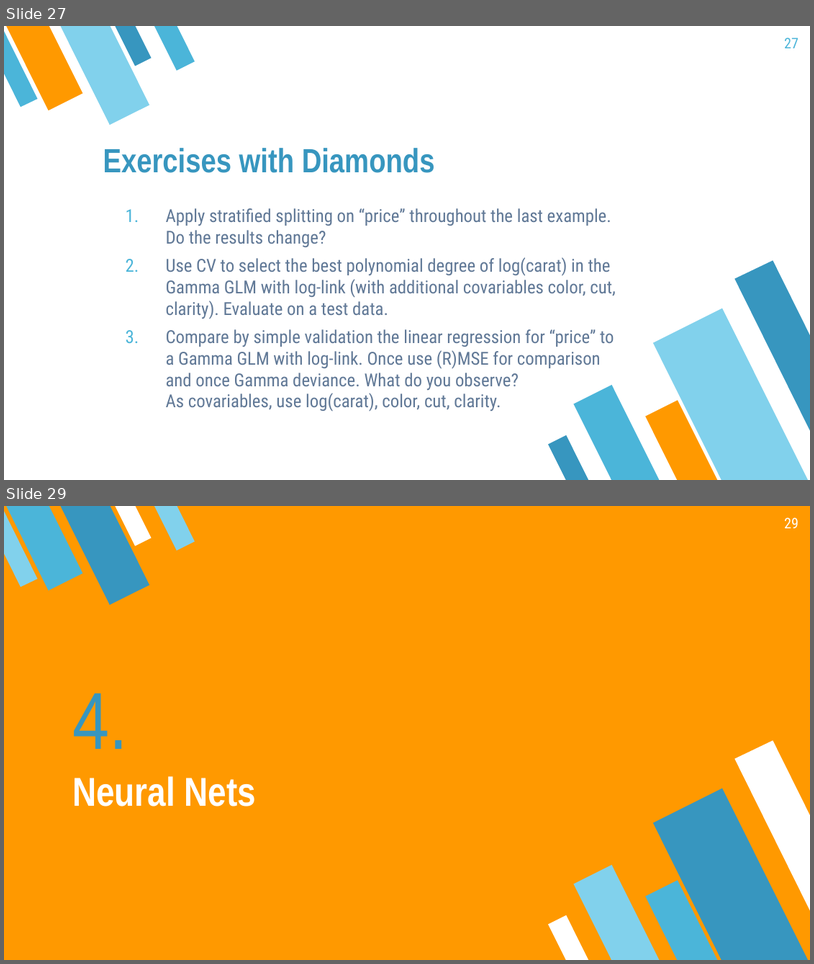
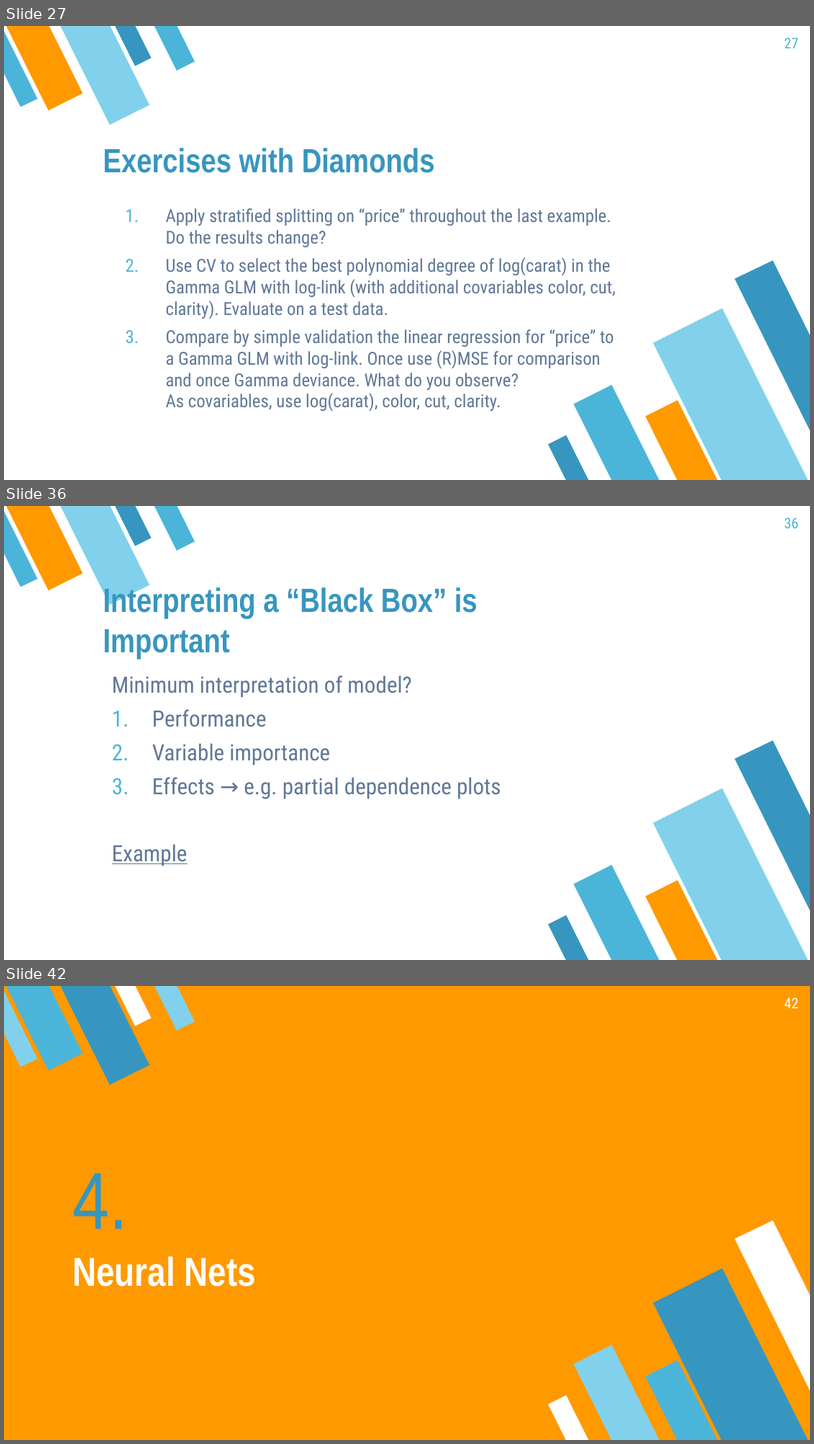
Before and after one commit to mayer79/ml_lecture, a slide deck: slides/DRAFT.pptx. Shown one above the other, each under a label of ours: slides 27 and 29 before the commit, slides 27, 36 and 42 after it; the slides between them are not shown. The pictures are 814x964 and 814x1444 pixels, drawn with LibreOffice and Linux fonts; fonts in the diff are those of the drawing. Boxes give left, top, right and bottom in pixels: in the first picture for what was removed or moved away, otherwise in the second. Text is boxed around its words. In the diff, an @@ line names an element or a change of style, - is before the commit and + after.

```diff
--- a/slides/DRAFT.pptx
+++ b/slides/DRAFT.pptx
@@ slide 36 added at bbox=[4, 506, 810, 960], background #FFFFFF; not listed: 10 template elements that a slide beside it also shows @@
@@ page number added at bbox=[784, 518, 799, 528], 13 pt, text #4BB5D9 @@
+36
@@ title added at bbox=[103, 585, 478, 659], 30 pt, text #3796BF, bold @@
+Interpreting a “Black Box” is Important
@@ text added at bbox=[112, 675, 502, 866], 20 pt, text #607896 @@
+Minimum interpretation of model?
+1. Performance
+2. Variable importance
+3. Effects → e.g. partial dependence plots
+Example
@@ what was slide 29 is now slide 42 @@
@@ page number at bbox=[784, 998, 799, 1008]: text changed @@
-29
+42
```
Also in this commit, not shown: 3 slides changed, 12 other slides added, 3 other files.
